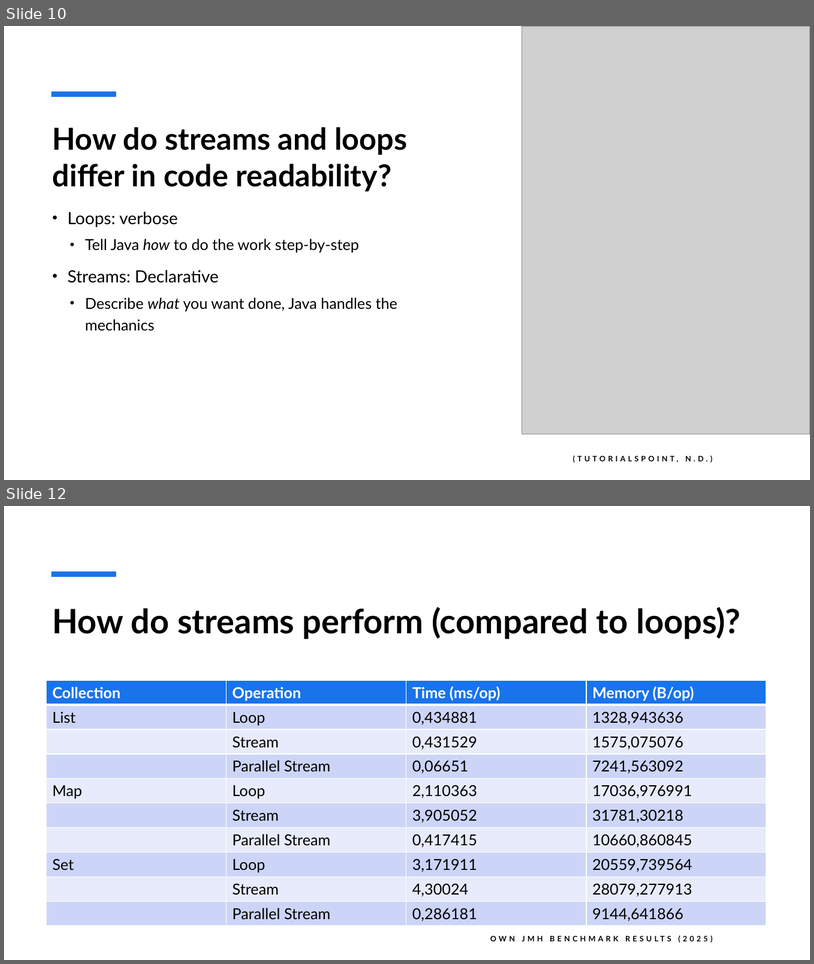
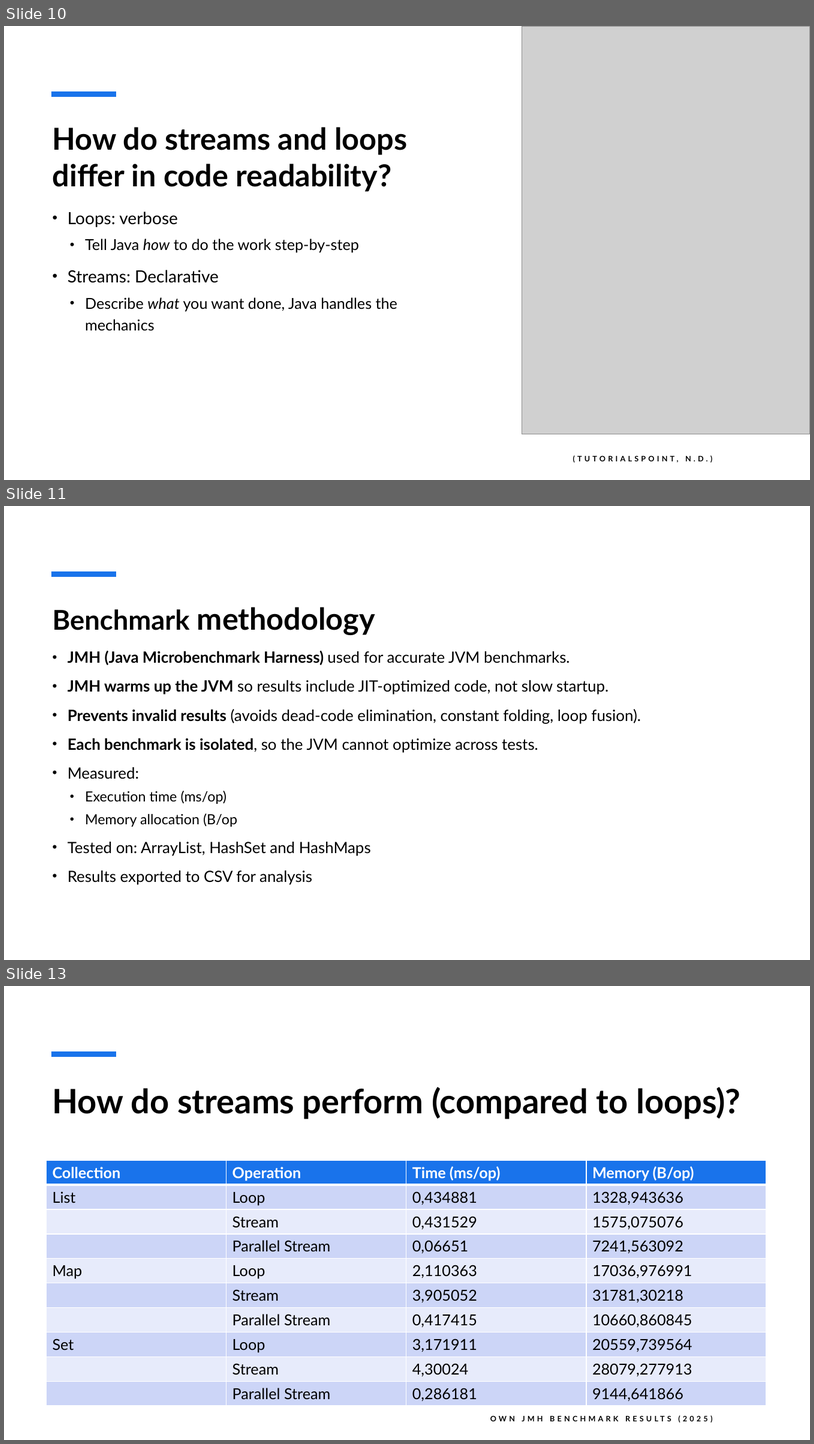
Before and after one commit to StefanBoudri/streams, a slide deck: presentation.pptx. Shown one above the other, each under a label of ours: slides 10 and 12 before the commit, slides 10, 11 and 13 after it; the slides between them are not shown. The pictures are 814x964 and 814x1444 pixels, drawn with LibreOffice and Linux fonts; fonts in the diff are those of the drawing; grey boxes stand for pictures. Boxes give left, top, right and bottom in pixels: in the first picture for what was removed or moved away, otherwise in the second. Text is boxed around its words. In the diff, an @@ line names an element or a change of style, - is before the commit and + after.

```diff
--- a/presentation.pptx
+++ b/presentation.pptx
@@ slide 11 added at bbox=[4, 506, 810, 960], background #FFFFFF; not listed: 1 template element that a slide beside it also shows @@
@@ title added at bbox=[53, 607, 375, 635], 36 pt, text #000000, bold @@
+Benchmark methodology
@@ text added at bbox=[68, 651, 641, 885], 18.5 pt, text #000000 @@
+• JMH (Java Microbenchmark Harness) used for accurate JVM benchmarks.
+• JMH warms up the JVM so results include JIT-optimized code, not slow startup.
+• Prevents invalid results (avoids dead-code elimination, constant folding, loop fusion).
+• Each benchmark is isolated, so the JVM cannot optimize across tests.
+• Measured:
+  • Execution time (ms/op)
+  • Memory allocation (B/op
+• Tested on: ArrayList, HashSet and HashMaps
+• Results exported to CSV for analysis
@@ what was slide 12 is now slide 13 @@
```
Also in this commit, not shown: 1 slide changed, 1 other file.
